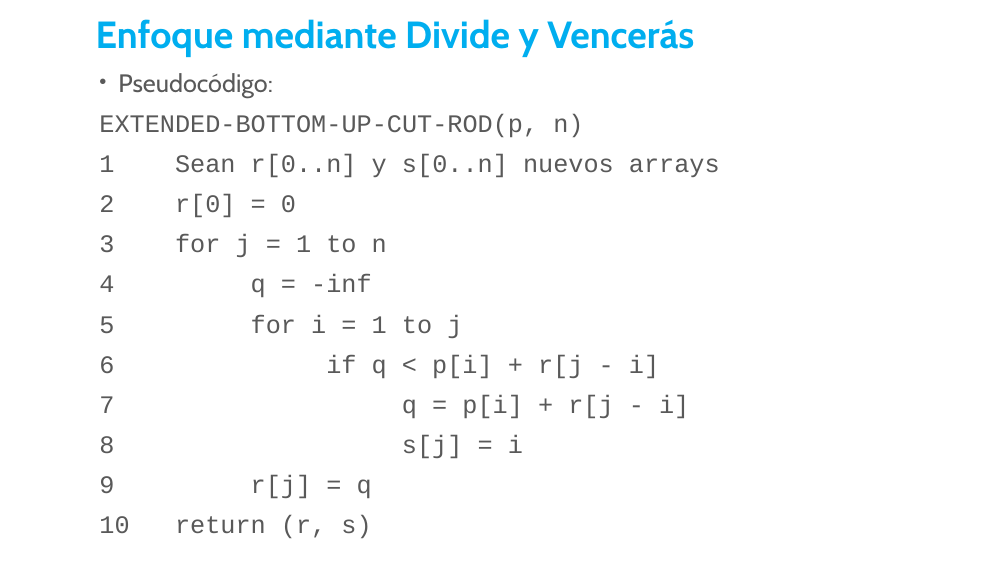
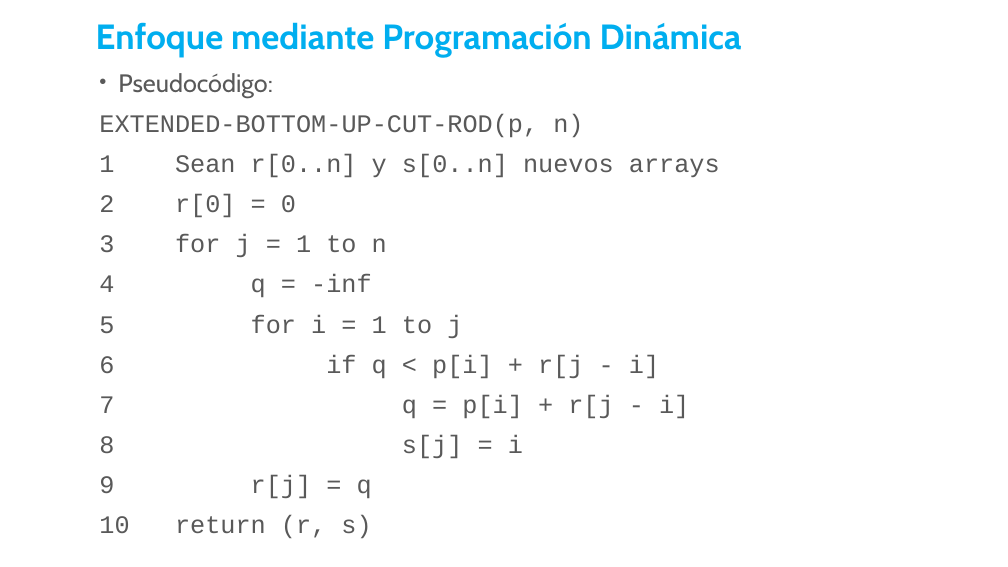
Before and after one commit to IsaacAiman/DAA_L1_7_RodCutting, a slide deck: slide 7 of slides/Problema del corte de vástagos (Rod Cutting).odp. Drawn at 1008x567 pixels with LibreOffice and Linux fonts; fonts in the diff are those of the drawing; background and template pictures are left out. Boxes give left, top, right and bottom in pixels: in the first picture for what was removed or moved away, otherwise in the second. Text is boxed around its words. In the diff, an @@ line names an element or a change of style, - is before the commit and + after.

```diff
--- a/slides/Problema del corte de vástagos (Rod Cutting).odp
+++ b/slides/Problema del corte de vástagos (Rod Cutting).odp
@@ title at (x1=96, y1=22, x2=742, y2=57): text changed; size 36 to 33.3 pt @@
-Enfoque mediante Divide y Vencerás
+Enfoque mediante Programación Dinámica
```
Also in this commit, not shown: 1 other file.
